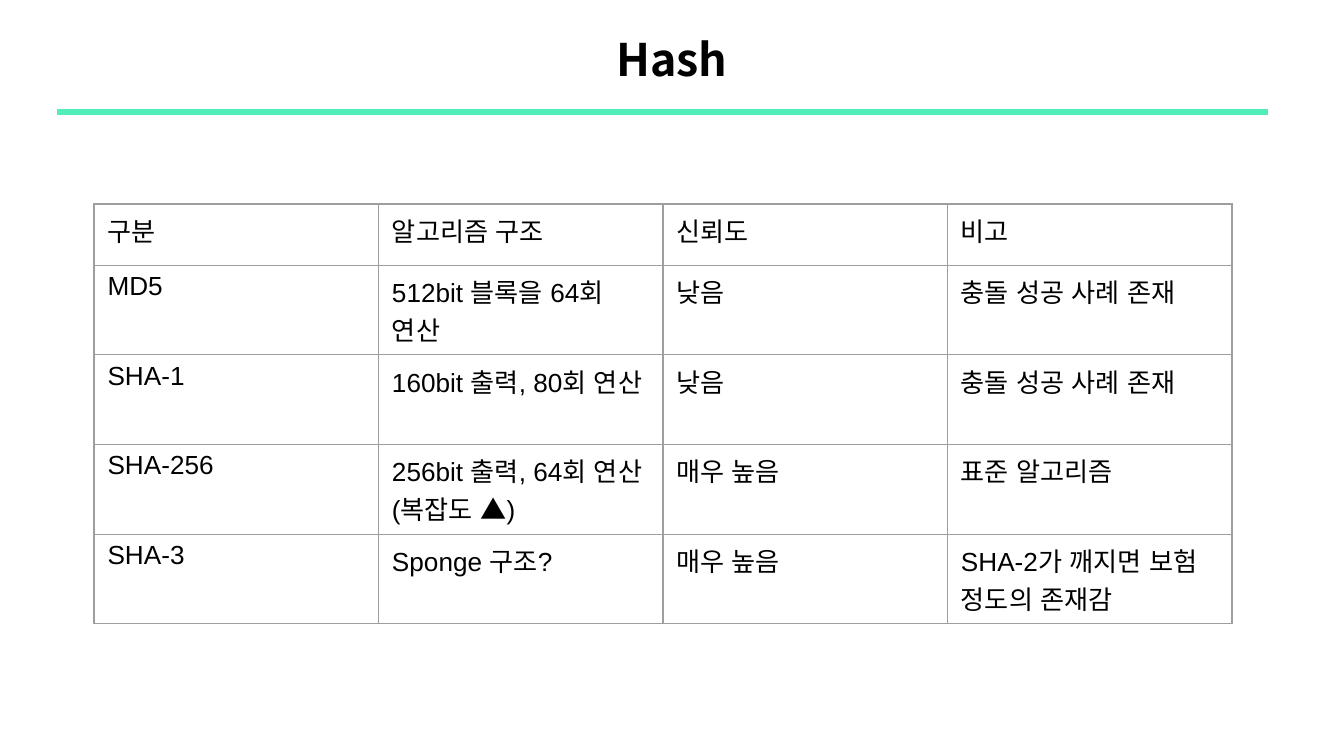
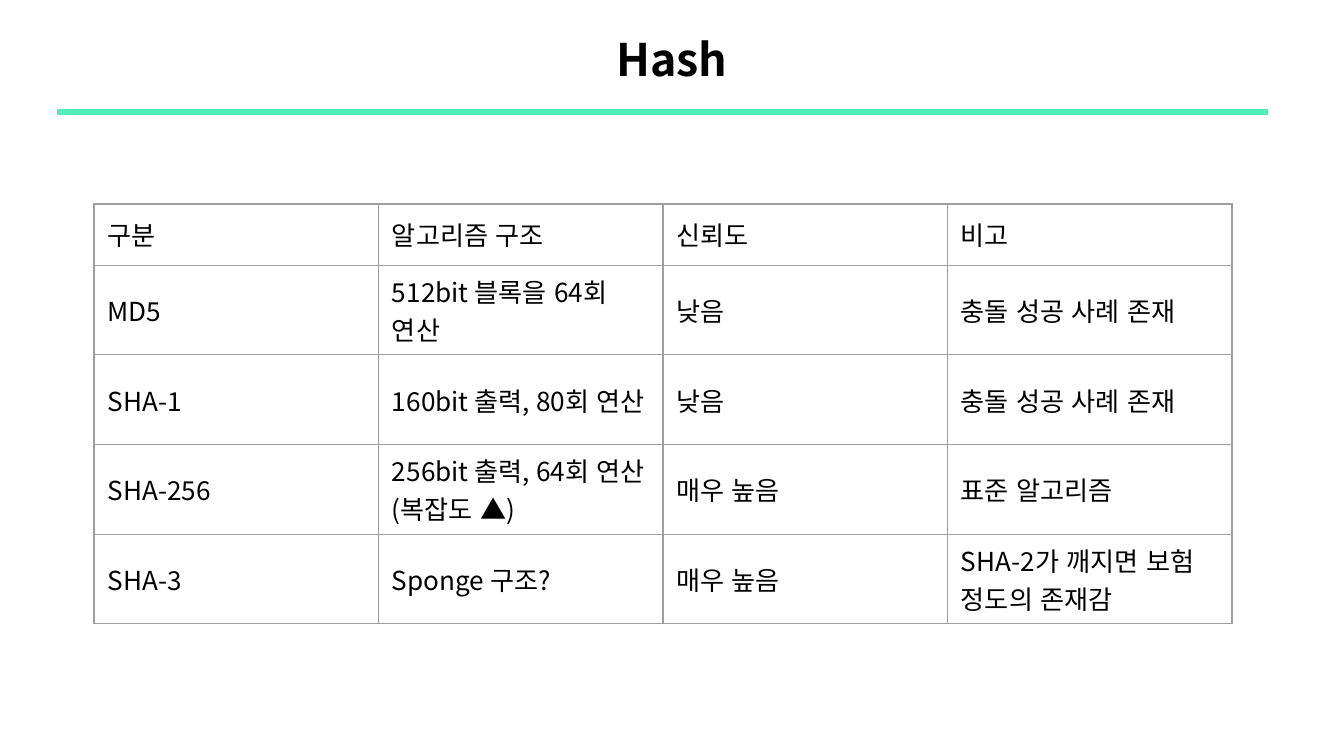
Before and after one commit to sewonpark-sec/SSL-Seminar, a slide deck: slide 4 of 13_Hash.pptx. Drawn at 1344x756 pixels with LibreOffice and Linux fonts; fonts in the diff are those of the drawing. Boxes give left, top, right and bottom in pixels: in the first picture for what was removed or moved away, otherwise in the second. Text is boxed around its words. In the diff, an @@ line names an element or a change of style, - is before the commit and + after.

Commit message:
upload: Hash

```diff
--- a/13_Hash.pptx
+++ b/13_Hash.pptx
@@ table at (94,204,1234,615) @@
@@ font Arial to Noto Sans CJK KR @@
```
Also in this commit, not shown: 5 other slides changed, 2 slides added.
